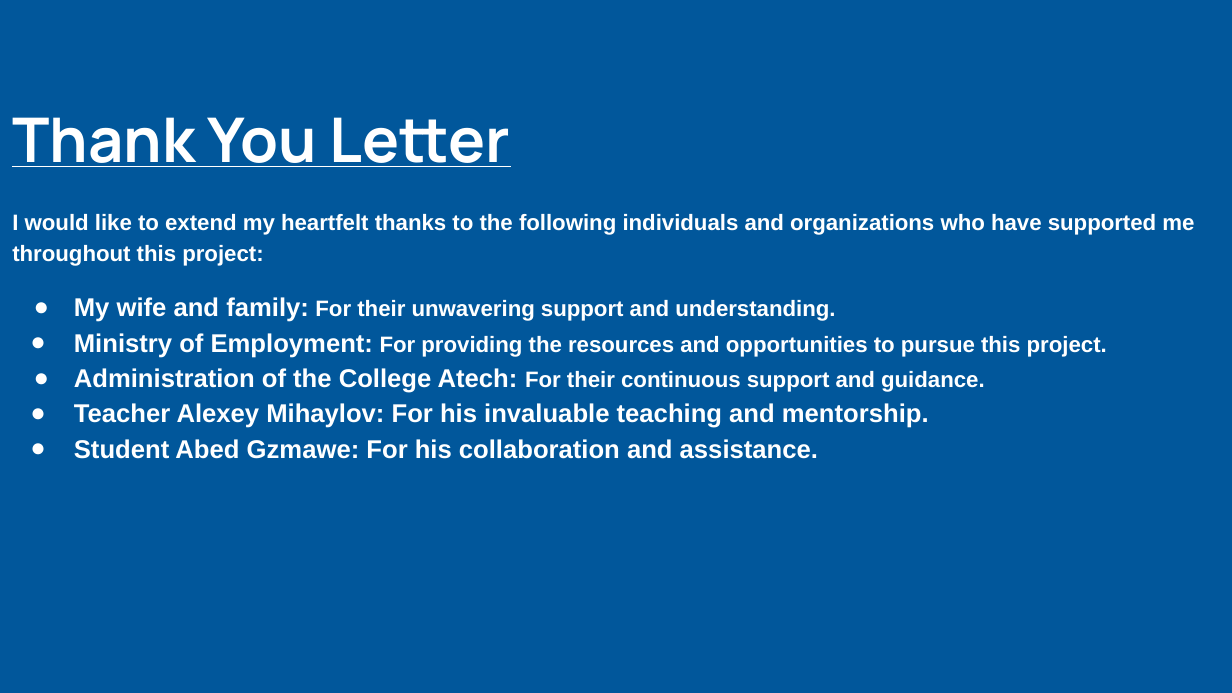
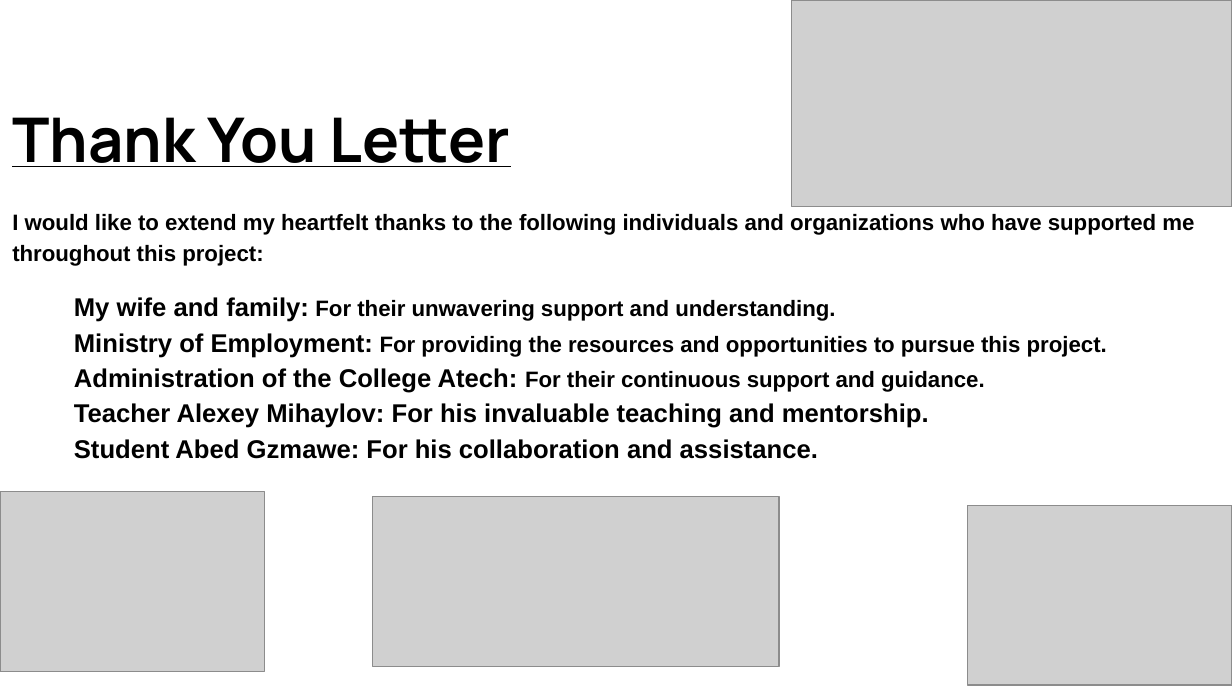
Before and after one commit to AlexeyMihaylovDev/atech-devops-nov-2023, a slide deck: slide 2 of final_project/project-presentation/final project presentation.pptx. Drawn at 1232x693 pixels with LibreOffice and Linux fonts; fonts in the diff are those of the drawing; grey boxes stand for pictures. Boxes give left, top, right and bottom in pixels: in the first picture for what was removed or moved away, otherwise in the second. Text is boxed around its words. In the diff, an @@ line names an element or a change of style, - is before the commit and + after.

```diff
--- a/final_project/project-presentation/final project presentation.pptx
+++ b/final_project/project-presentation/final project presentation.pptx
@@ background #01579B to #FFFFFF @@
@@ picture added at box(792, 0, 1232, 207) @@
@@ title "Thank You Letter" at box(12, 117, 510, 167): text colour #FFFFFF to #000000 @@
@@ title "I would like to extend ..." at box(12, 214, 1194, 459): text colour #FFFFFF to #000000 @@
@@ picture added at box(0, 492, 265, 671) @@
@@ picture added at box(372, 496, 779, 667) @@
@@ picture added at box(967, 505, 1232, 685) @@
```
Also in this commit, not shown: 10 other slides changed, 1 other file.
